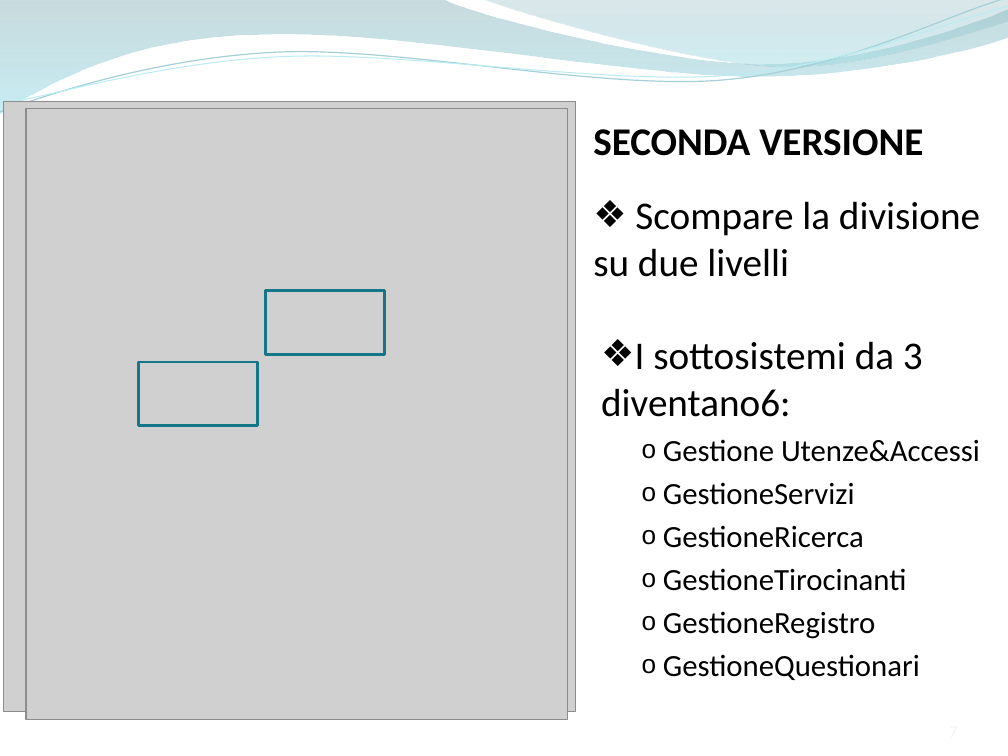
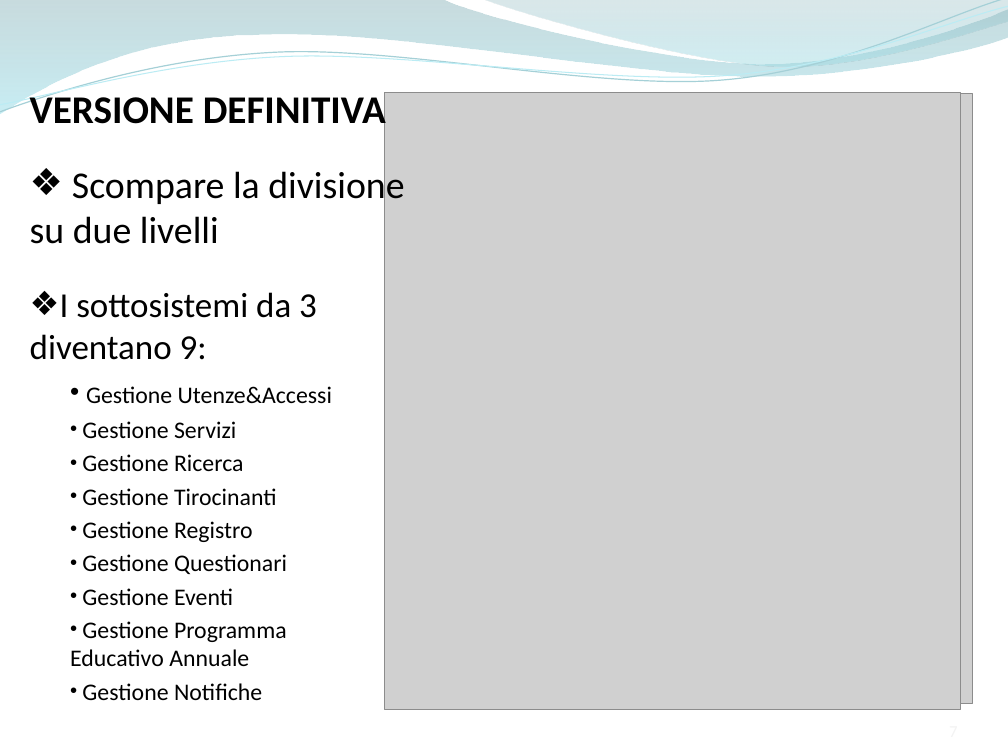
Before and after one commit to ammirate/at-silo, a slide deck: slide 7 of Presentazione/Atsilo2/Ferrara/Ferrara_M_PresentazioneFinale.pptx. Drawn at 1008x756 pixels with LibreOffice and Linux fonts; fonts in the diff are those of the drawing; grey boxes stand for pictures. Boxes give left, top, right and bottom in pixels: in the first picture for what was removed or moved away, otherwise in the second. Text is boxed around its words. In the diff, an @@ line names an element or a change of style, - is before the commit and + after.

Commit message:
[wt m]

```diff
--- a/Presentazione/Atsilo2/Ferrara/Ferrara_M_PresentazioneFinale.pptx
+++ b/Presentazione/Atsilo2/Ferrara/Ferrara_M_PresentazioneFinale.pptx
@@ text "VERSIONE DEFINITIVA": place and size @@
-text "VERSIONE DEFINITIVA" at [593, 129, 980, 277]
+text "VERSIONE DEFINITIVA" at [30, 90, 404, 244]
@@ picture removed at [26, 108, 568, 719] @@
@@ text at [30, 90, 386, 133]: text changed @@
-SECONDA VERSIONE
+VERSIONE DEFINITIVA
@@ picture added at [385, 93, 961, 710] @@
@@ picture: place and size @@
-picture at [4, 101, 576, 711]
+picture at [401, 93, 973, 703]
@@ text at [30, 166, 404, 244]: size 28 to 27 pt in "Scompare la divisione su due livelli" @@
@@ text added at [30, 292, 332, 700], 17 pt, text #000000 @@
+❖ I sottosistemi da 3 diventano 9:
+  • Gestione Utenze&Accessi
+  • Gestione Servizi
+  • Gestione Ricerca
+  • Gestione Tirocinanti
+  • Gestione Registro
+  • Gestione Questionari
+  • Gestione Eventi
+  • Gestione Programma Educativo Annuale
+  • Gestione Notifiche
@@ rectangle removed at [266, 290, 385, 354] @@
@@ text removed at [601, 341, 980, 680] @@
-❖ I sottosistemi da 3 diventano6:
-  o Gestione Utenze&Accessi
-  o GestioneServizi
-  o GestioneRicerca
-  o GestioneTirocinanti
-  o GestioneRegistro
-  o GestioneQuestionari
@@ rectangle removed at [139, 362, 258, 425] @@
```
Also in this commit, not shown: 4 other slides changed, 2 slides removed.
